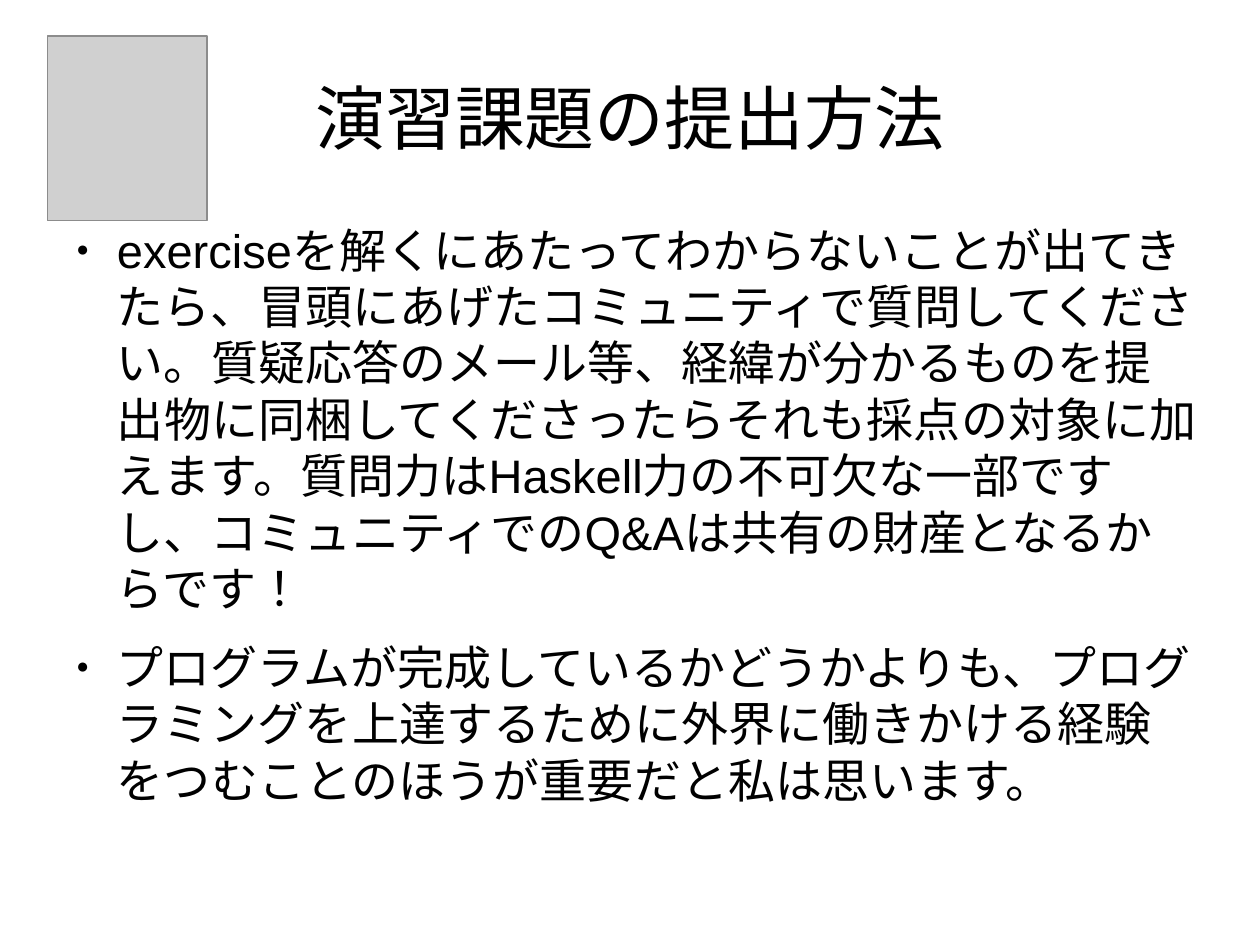
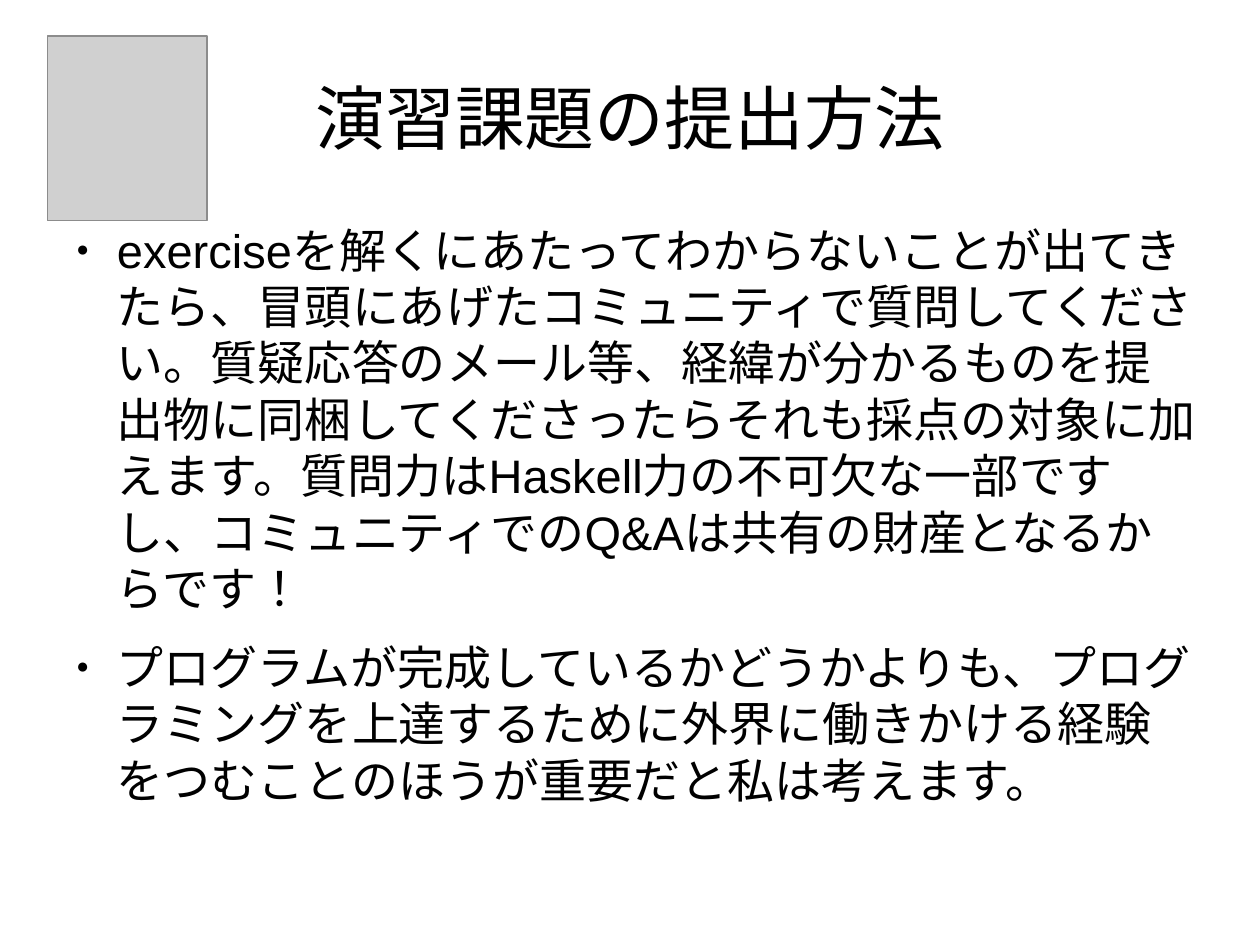
Before and after one commit to nushio3/learn-haskell, a slide deck: slide 119 of Tsukuba-2016.odp (slide 117 before the commit). Drawn at 1260x945 pixels with LibreOffice and Linux fonts; fonts in the diff are those of the drawing; grey boxes stand for pictures. Boxes give left, top, right and bottom in pixels: in the first picture for what was removed or moved away, otherwise in the second. Text is boxed around its words. In the diff, an @@ line names an element or a change of style, - is before the commit and + after.

```diff
--- a/Tsukuba-2016.odp
+++ b/Tsukuba-2016.odp
@@ text at box(117, 645, 1191, 802): text changed @@
-● プログラムが完成しているかどうかよりも、プログラミングを上達するために外界に働きかける経験をつむことのほうが重要だと私は思います。
+● プログラムが完成しているかどうかよりも、プログラミングを上達するために外界に働きかける経験をつむことのほうが重要だと私は考えます。
```
Also in this commit, not shown: 4 other slides changed, 2 slides added, 8 other files.
